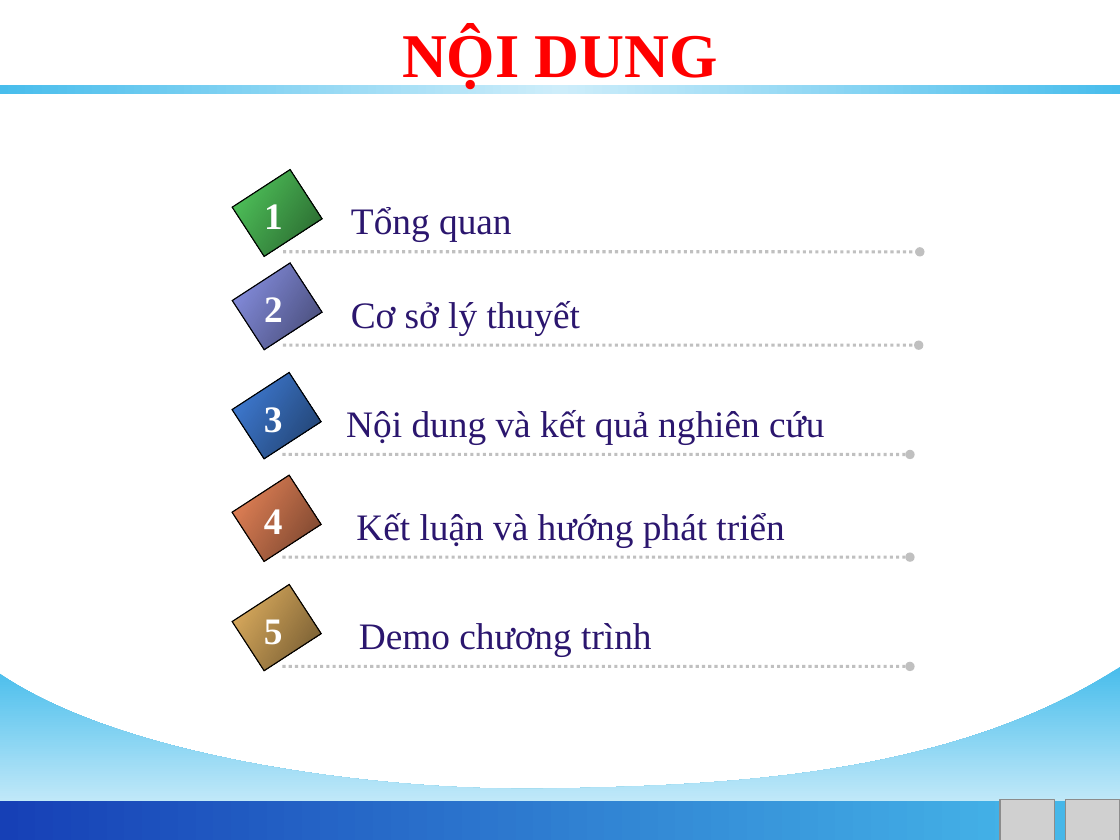
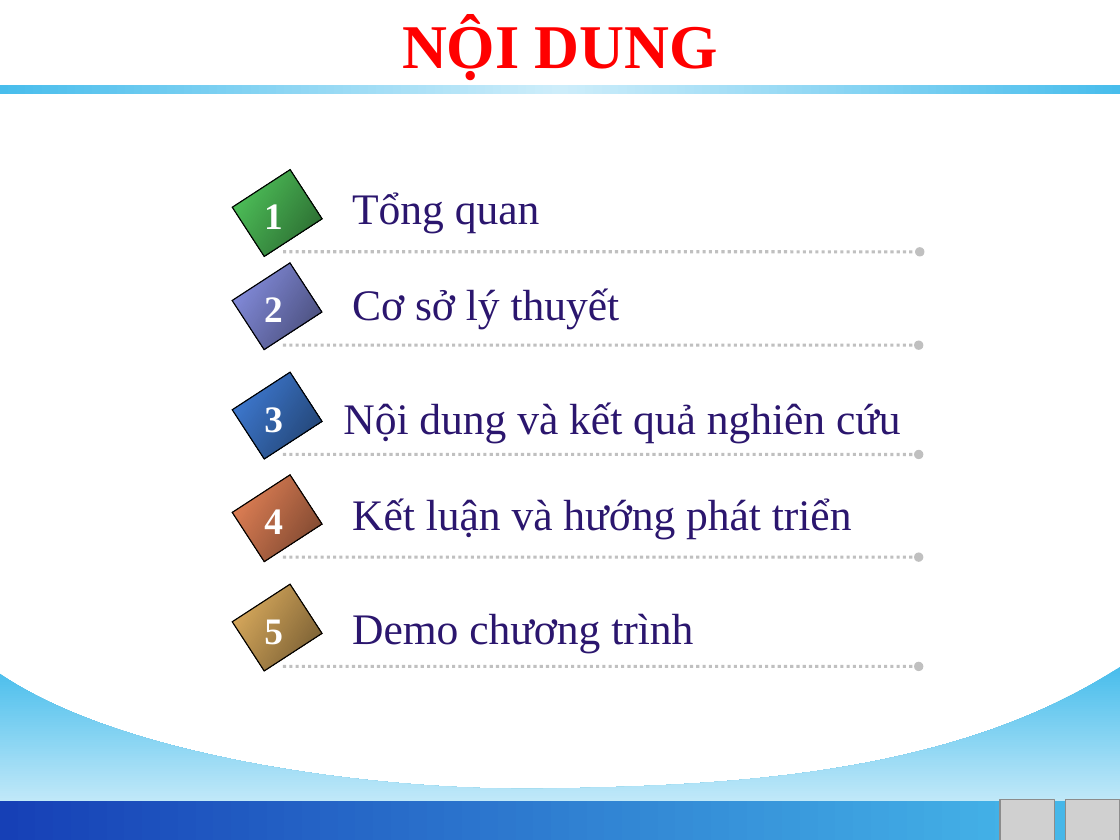
Before and after one commit to phamngsinh/cantho-webgis, a slide deck: slide 2 of Document/Bao Cao/BaoCaoLuanVan.ppt. Drawn at 1120x840 pixels with LibreOffice and Linux fonts; fonts in the diff are those of the drawing; grey boxes stand for pictures; background and template pictures are left out. Boxes give left, top, right and bottom in pixels: in the first picture for what was removed or moved away, otherwise in the second. Text is boxed around its words. In the diff, an @@ line names an element or a change of style, - is before the commit and + after.

```diff
--- a/Document/Bao Cao/BaoCaoLuanVan.ppt
+++ b/Document/Bao Cao/BaoCaoLuanVan.ppt
@@ title "NỘI DUNG": place and size @@
-title "NỘI DUNG" at <box>402,28,718,89</box>
+title "NỘI DUNG" at <box>402,19,718,80</box>
@@ text "Tổng quan": place and size @@
-text "Tổng quan" at <box>351,207,512,242</box>
+text "Tổng quan" at <box>352,192,540,232</box>
@@ text "Cơ sở lý thuyết": place and size @@
-text "Cơ sở lý thuyết" at <box>351,301,580,335</box>
+text "Cơ sở lý thuyết" at <box>352,288,620,329</box>
@@ text "Nội dung và kết quả ...": place and size @@
-text "Nội dung và kết quả ..." at <box>346,410,824,444</box>
+text "Nội dung và kết quả ..." at <box>343,402,901,442</box>
@@ arrow moved from (282, 455) - (909, 455) to (283, 455) - (918, 455) @@
@@ size 24 to 28 pt in 5 elements at <box>343,402,901,442</box>, <box>352,288,620,329</box>, <box>352,192,540,232</box>, <box>352,613,693,652</box>, <box>352,498,852,539</box> @@
@@ text "Kết luận và hướng phát ...": place and size @@
-text "Kết luận và hướng phát ..." at <box>356,513,784,547</box>
+text "Kết luận và hướng phát ..." at <box>352,498,852,539</box>
@@ arrow moved from (282, 557) - (909, 557) to (283, 557) - (918, 557) @@
@@ text "Demo chương trình": place and size @@
-text "Demo chương trình" at <box>359,623,652,656</box>
+text "Demo chương trình" at <box>352,613,693,652</box>
@@ arrow moved from (282, 666) - (909, 666) to (283, 666) - (918, 666) @@
```
Also in this commit, not shown: 3 other slides changed, 14 slides added, 1 slide removed.
